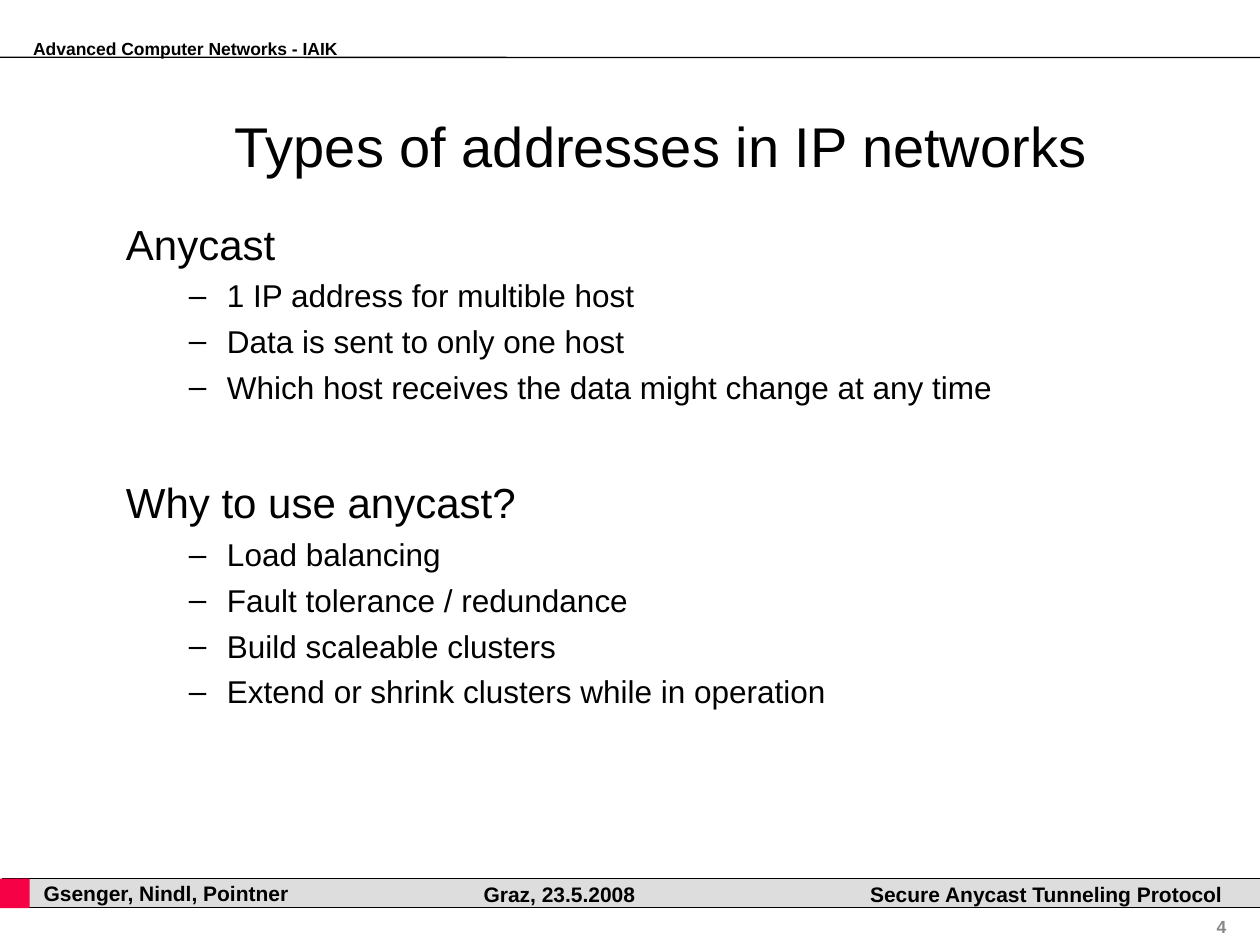
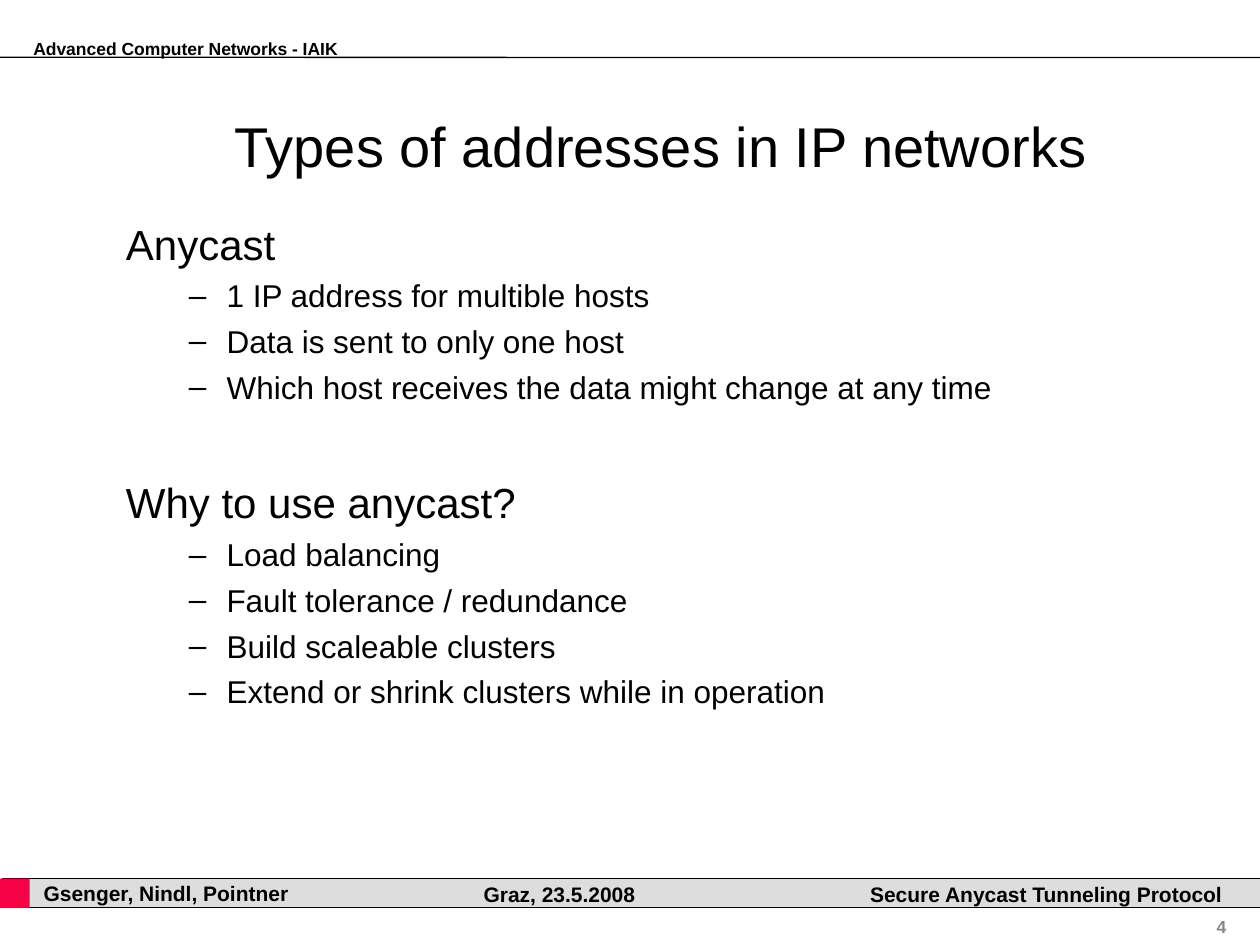
Before and after one commit to pyhedgehog/anytun, a slide deck: slide 4 of papers/acn.ppt. Drawn at 1260x945 pixels with LibreOffice and Linux fonts; fonts in the diff are those of the drawing; background and template pictures are left out. Boxes give left, top, right and bottom in pixels: in the first picture for what was removed or moved away, otherwise in the second. Text is boxed around its words. In the diff, an @@ line names an element or a change of style, - is before the commit and + after.

```diff
--- a/papers/acn.ppt
+++ b/papers/acn.ppt
@@ text at [227, 284, 649, 308]: text changed @@
-  – 1 IP address for multible host
+  – 1 IP address for multible hosts
```
Also in this commit, not shown: 7 other slides changed, 10 slides added.
